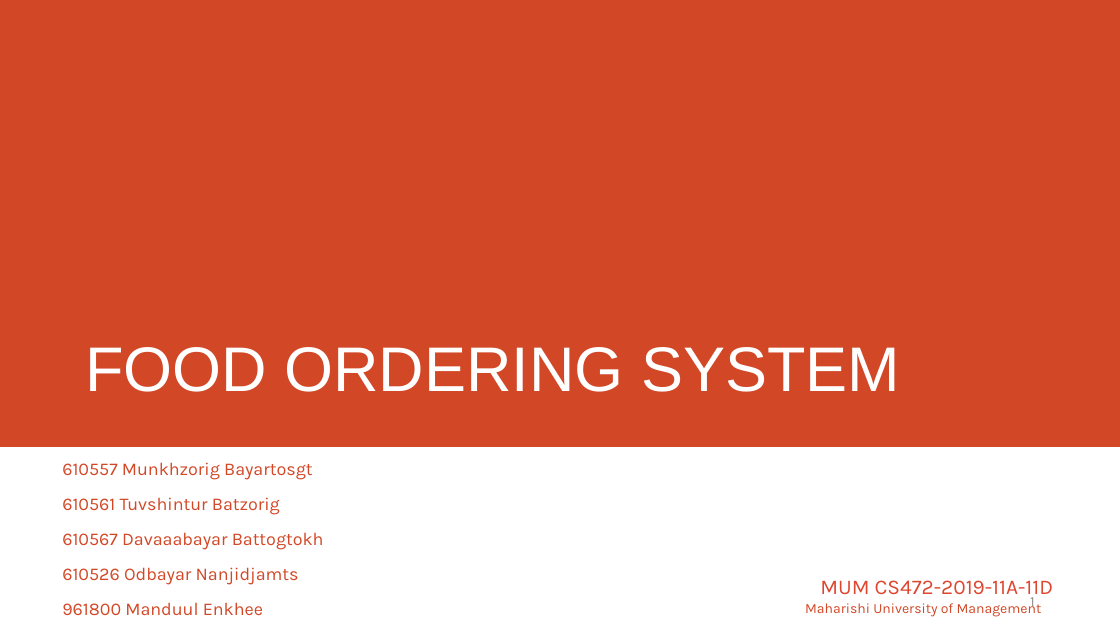
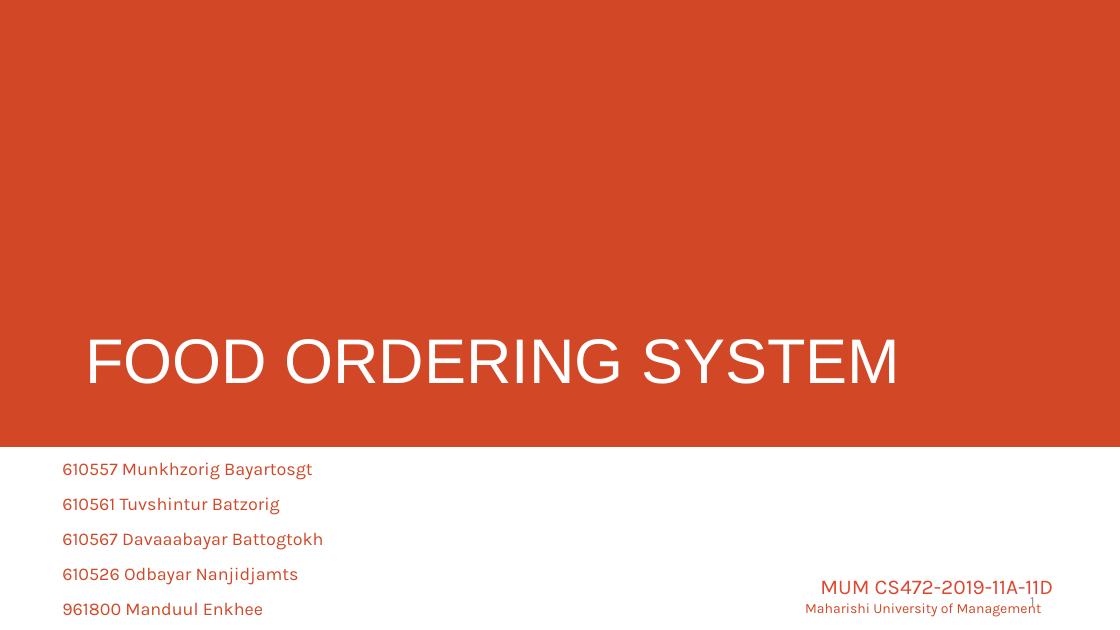
Before and after one commit to Davaabayar/FOS, a slide deck: slide 1 of FOOD ORDERING SYSTEM.pptx. Drawn at 1120x630 pixels with LibreOffice and Linux fonts; fonts in the diff are those of the drawing. Boxes give left, top, right and bottom in pixels: in the first picture for what was removed or moved away, otherwise in the second. Text is boxed around its words. In the diff, an @@ line names an element or a change of style, - is before the commit and + after.

```diff
--- a/FOOD ORDERING SYSTEM.pptx
+++ b/FOOD ORDERING SYSTEM.pptx
@@ text "FOOD ORDERING SYSTEM": place and size @@
-text "FOOD ORDERING SYSTEM" at (85, 347, 900, 392)
+text "FOOD ORDERING SYSTEM" at (85, 339, 900, 384)
```
Also in this commit, not shown: 2 other slides changed, 1 other file.
